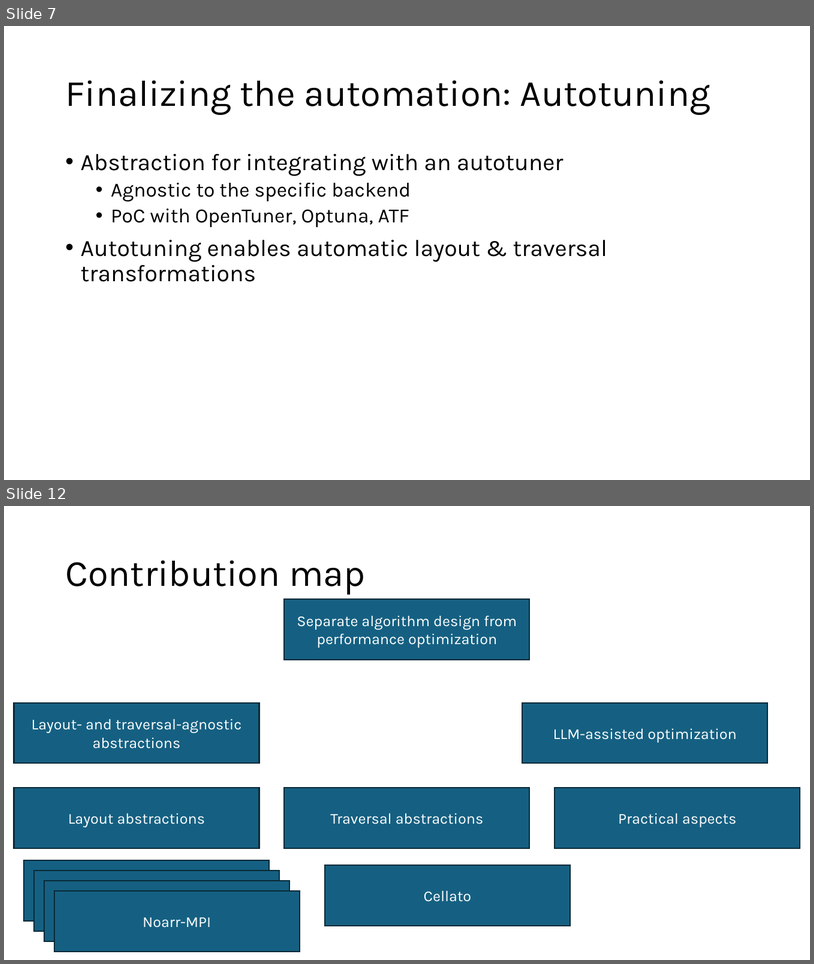
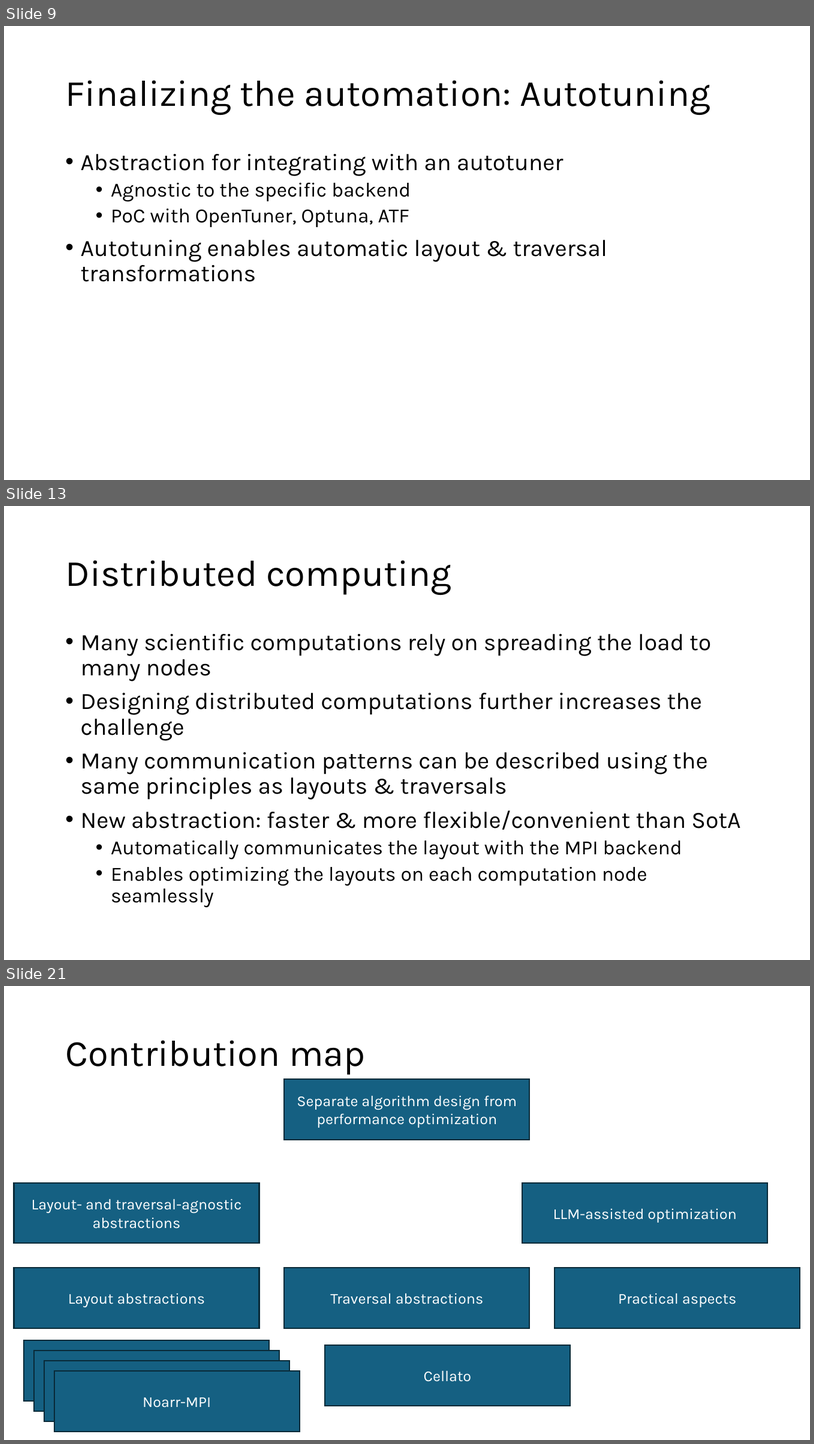
Before and after one commit to jiriklepl/phd-thesis, a slide deck: slides/Optimizing Memory Layouts and Traversal Orders in High-Performance Computing.pptx. Shown one above the other, each under a label of ours: slides 7 and 12 before the commit, slides 9, 13 and 21 after it; the slides between them are not shown. The pictures are 814x964 and 814x1444 pixels, drawn with LibreOffice and Linux fonts; fonts in the diff are those of the drawing. Boxes give left, top, right and bottom in pixels: in the first picture for what was removed or moved away, otherwise in the second. Text is boxed around its words. In the diff, an @@ line names an element or a change of style, - is before the commit and + after.

```diff
--- a/slides/Optimizing Memory Layouts and Traversal Orders in High-Performance Computing.pptx
+++ b/slides/Optimizing Memory Layouts and Traversal Orders in High-Performance Computing.pptx
@@ slide 13 added at box(4, 506, 810, 960), background #FFFFFF @@
@@ title added at box(65, 560, 452, 595), 44 pt, text #000000 @@
+Distributed computing
@@ text added at box(81, 634, 741, 907), 28 pt, text #000000 @@
+• Many scientific computations rely on spreading the load to many nodes
+• Designing distributed computations further increases the challenge
+• Many communication patterns can be described using the same principles as layouts & traversals
+• New abstraction: faster & more flexible/convenient than SotA
+  • Automatically communicates the layout with the MPI backend
+  • Enables optimizing the layouts on each computation node seamlessly
@@ what was slide 7 is now slide 9 @@
@@ what was slide 12 is now slide 21 @@
```
Also in this commit, not shown: 7 slides changed, 8 other slides added.
